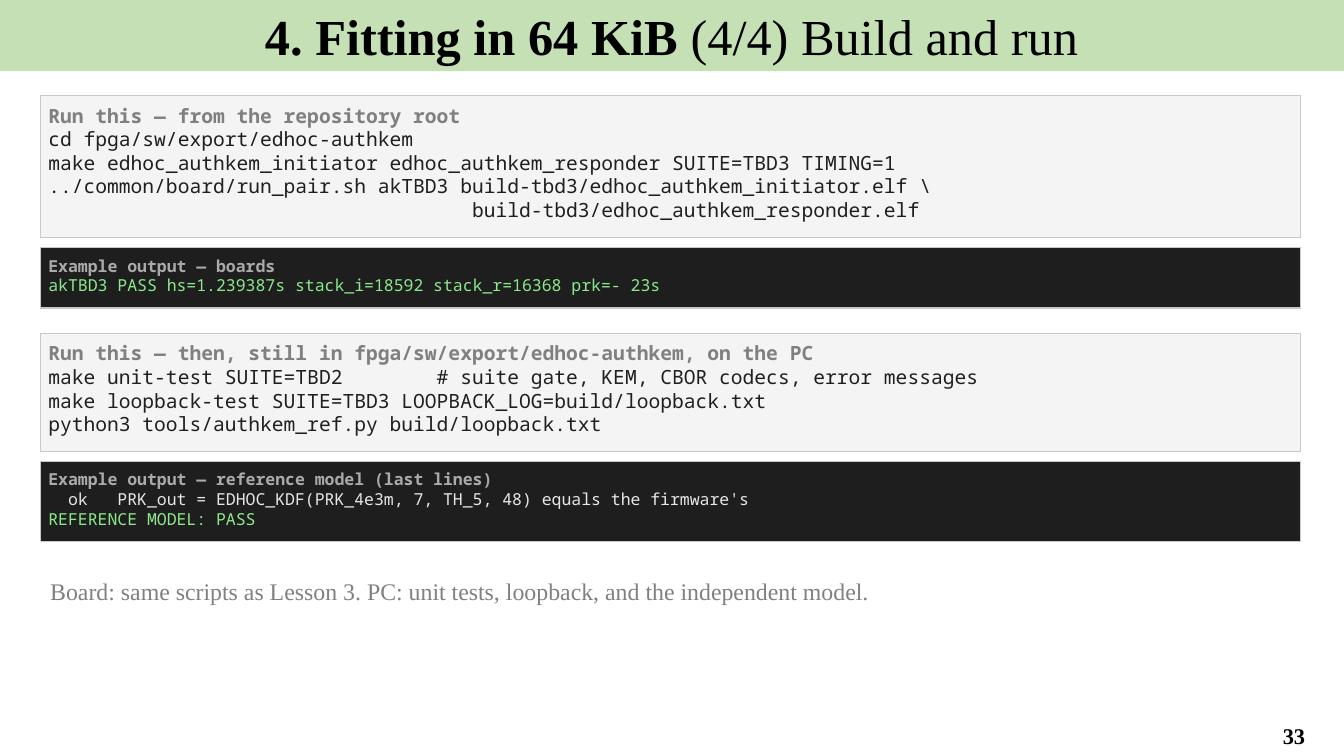
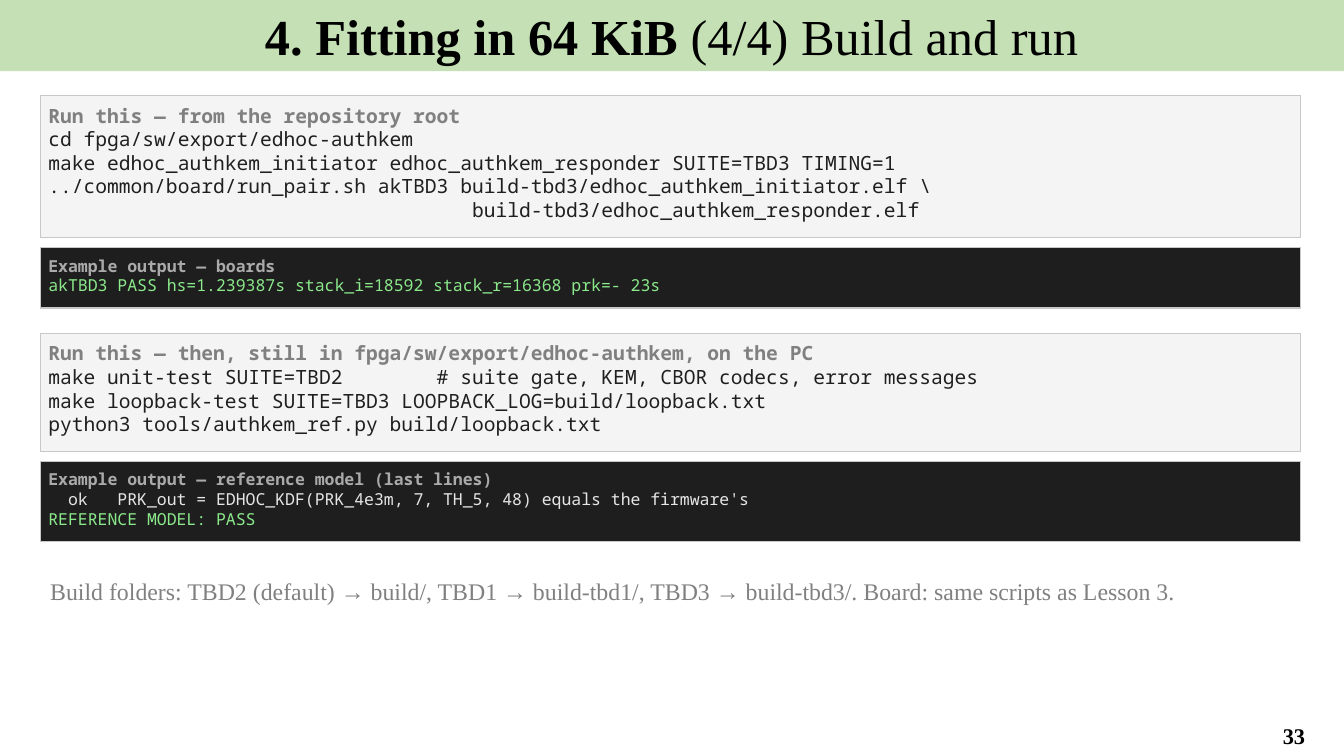
Before and after one commit to Khaiduy/chipyard-edhoc, a slide deck: slide 33 of fpga/sw/export/docs/slides/04_Post-quantum_EDHOC.pptx. Drawn at 1344x756 pixels with LibreOffice and Linux fonts; fonts in the diff are those of the drawing. Boxes give left, top, right and bottom in pixels: in the first picture for what was removed or moved away, otherwise in the second. Text is boxed around its words. In the diff, an @@ line names an element or a change of style, - is before the commit and + after.

Commit message:
docs: fix setup steps found by a copy-paste run
Drop ./scripts/init-fpga.sh (not in Chipyard 1.11); run build-setup.sh
with --skip-marshal --skip-firesim; venv + setuptools<81 for the host
tools; say where each AuthKEM suite builds; boards.env must be edited;
time and disk estimate for route A; fix a section reference.

```diff
--- a/fpga/sw/export/docs/slides/04_Post-quantum_EDHOC.pptx
+++ b/fpga/sw/export/docs/slides/04_Post-quantum_EDHOC.pptx
@@ text at (50,583,1174,605): text changed @@
-Board: same scripts as Lesson 3. PC: unit tests, loopback, and the independent model.
+Build folders: TBD2 (default) → build/, TBD1 → build-tbd1/, TBD3 → build-tbd3/. Board: same scripts as Lesson 3.
```
Also in this commit, not shown: 2 other slides changed, 9 other files.
